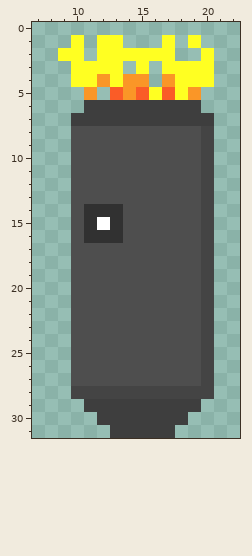
A pixel-art sprite gets an edit: HowAboutSpikes.gmx/sprites/images/bullet_spr_0.png. That is the earlier state.
The file is 32x32 pixels. Shown: x 7..22, y 0..31.
New version:
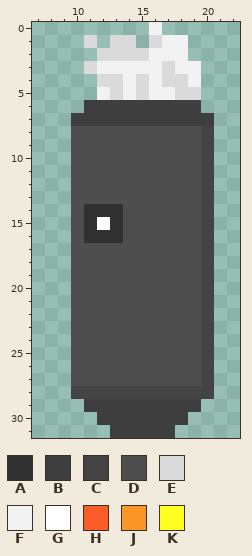
Palette (. is transparent): A #313131  B #3e3e3e  C #444444  D #4e4e4e  E #dadada  F #f2f2f2  G #ffffff  H #fa5c27  J #fa9627  K #ffff22
Edits made:
@@ x 7..22 @@
- 0 ................
- 1 ...K.KK...K.K...
- 2 ..KK.KKKKKK..K..
- 3 ...KKKK.K.KKKK..
- 4 ...KKJKJJ.JKKK..
- 5 ....J.HJHKHKJ...
+ 0 .........F......
+ 1 ....E.EE.EFF....
+ 2 .....EEEEFFF....
+ 3 ....EFFFFFEFF...
+ 4 .....EEFEFEEF...
+ 5 .....FEFEFFEE...
  6 ....BBBBBBBBB...
Pixel boxes of the changes (left, top, right, bottom) in both pictures:
changed: (58, 22, 214, 100)
